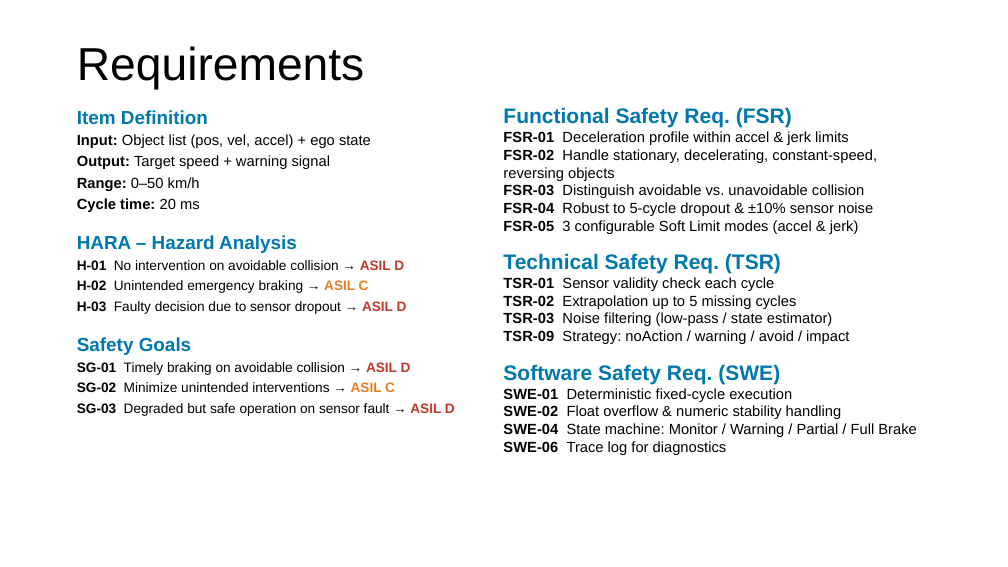
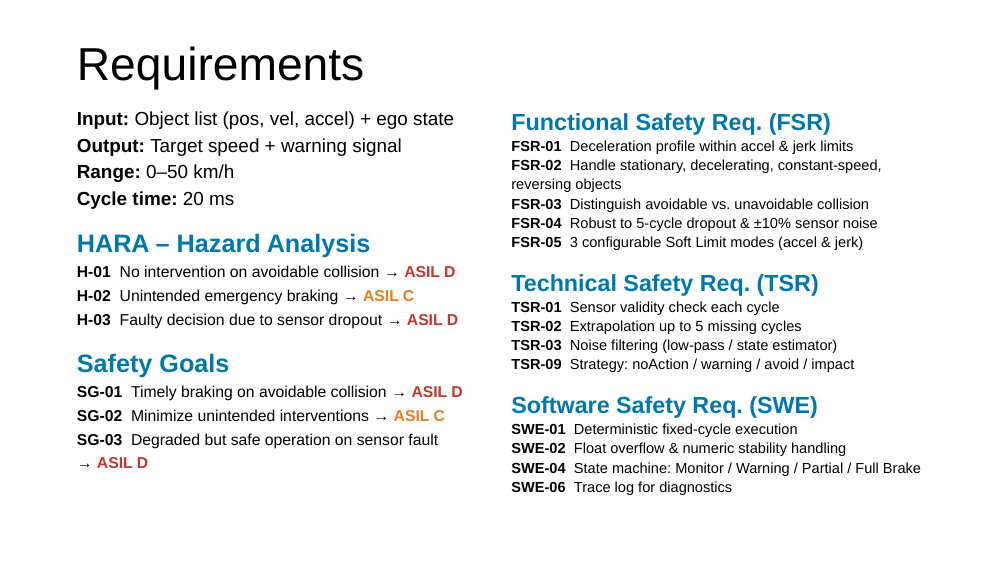
Before and after one commit to pedina/Automatic_emergency_brake_group2, a slide deck: slide 7 of doc/Automated_Emergency_Brake_Group_2.pptx. Drawn at 1008x567 pixels with LibreOffice and Linux fonts; fonts in the diff are those of the drawing; background and template pictures are left out. Boxes give left, top, right and bottom in pixels: in the first picture for what was removed or moved away, otherwise in the second. Text is boxed around its words. In the diff, an @@ line names an element or a change of style, - is before the commit and + after.

```diff
--- a/doc/Automated_Emergency_Brake_Group_2.pptx
+++ b/doc/Automated_Emergency_Brake_Group_2.pptx
@@ text at <box>77,110,208,125</box>: paragraph removed @@
-Item Definition
@@ text at <box>77,111,462,421</box>: size 14 to 18 pt in "Input: Object list (pos, vel, accel) + ...", "Output: Target speed + warning signal", "Range: 0–50 km/h", "Cycle time: 20 ms"; size 18 to 24 pt in "HARA – Hazard Analysis", "Safety Goals"; size 13 to 15 pt in "H-01 No intervention on avoidable collision → ...", "H-02 Unintended emergency braking → ASIL C", "H-03 Faulty decision due to sensor dropout ...", "SG-01 Timely braking on avoidable collision → ..." and 1 more places; line spacing 0.6 to 0.7 @@
@@ text "Functional Safety Req. (FSR)": place and size @@
-text "Functional Safety Req. (FSR)" at <box>503,107,916,455</box>
+text "Functional Safety Req. (FSR)" at <box>511,113,921,495</box>
@@ text "Functional Safety Req. (FSR)" at <box>511,113,921,495</box>: size 20 to 22.2 pt in "Functional Safety Req. (FSR)", "Technical Safety Req. (TSR)", "Software Safety Req. (SWE)"; size 14 to 13.9 pt in "FSR-01 Deceleration profile within accel & jerk ...", "FSR-02 Handle stationary, decelerating, constant-speed, reve ...", "FSR-03 Distinguish avoidable vs. unavoidable collision", "FSR-04 Robust to 5-cycle dropout & ±10% ..." and 9 more places; line spacing 1 to 1.1 @@
@@ text at <box>77,433,438,468</box>: text changed; size 13 to 15 pt @@
-SG-03 Degraded but safe operation on sensor fault → ASIL D
+SG-03 Degraded but safe operation on sensor fault
+→ ASIL D
```
Also in this commit, not shown: 4 other slides changed.
